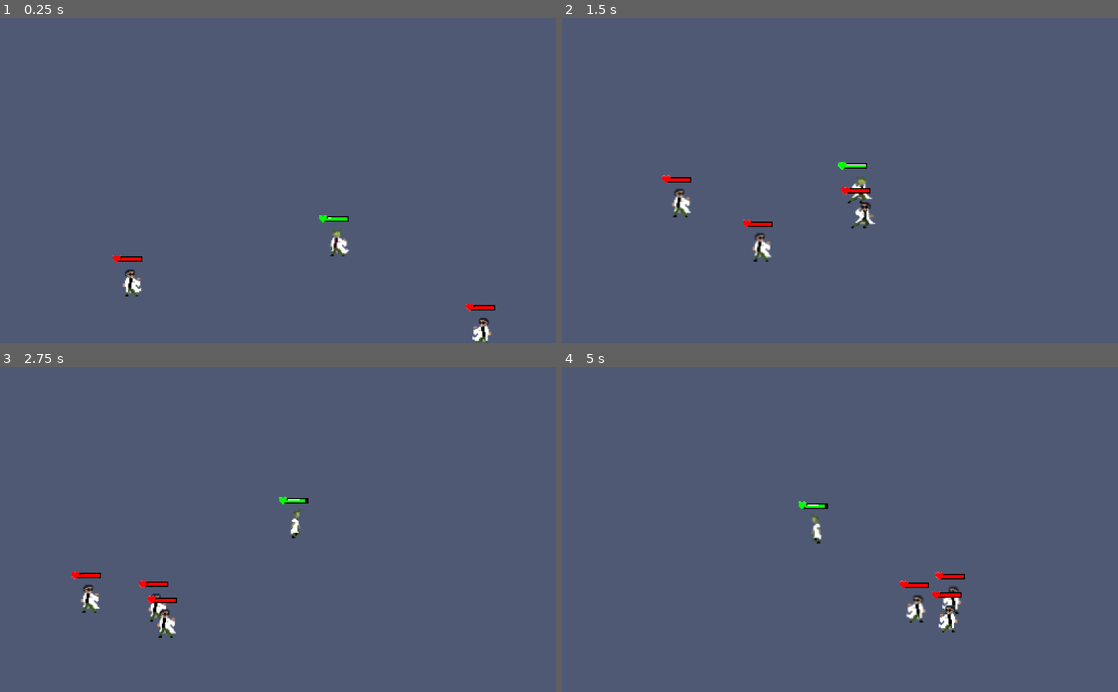
Above: before the commit, frames 1-4 (two rows, left to right).
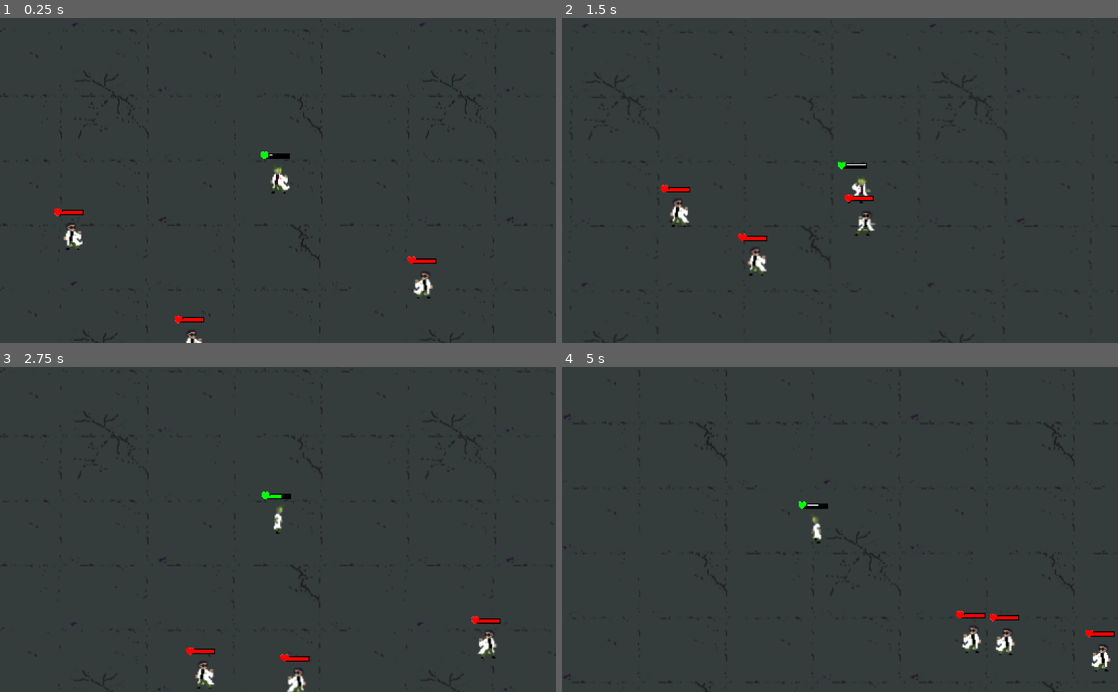
Above: after the commit, the same moments.

Repository: TitouanCh/ggj2023
Game: Godot game, scene res://scenes/flask.tscn
Two runs of this game, one before a commit and one after it. Both use one fixed random seed, a clock stepped at 60 frames per second and the inputs below. The engine's default icon, where the game draws it, is replaced by a stand-in: a white triangle on a blue panel in a dark square.
Inputs (mouse positions are in pixels of both pictures, inside the frame that each line leads up to):
- Up to frame 1 (0.25 s): no input
- Up to frame 2 (1.5 s): move the mouse to (962, 164) at 0.52 s; hold Right (right) 0.53-1.28 s; click (962, 164) at 0.6 s; move the mouse to (728, 196) at 1.27 s; hold S (down) from 1.28 s (still down); click (728, 196) at 1.35 s
- Up to frame 3 (2.75 s): move the mouse to (333, 458) at 2.02 s; release S (down) at 2.03 s; hold Right (right) from 2.03 s (still down); right-click (333, 458) at 2.1 s; click (333, 458) at 2.3 s
- Up to frame 4 (5 s): move the mouse to (812, 594) at 2.77 s; release Right (right) at 2.78 s; hold Up (up) 2.78-3.53 s; click (812, 594) at 2.85 s; move the mouse to (1006, 578) at 3.52 s; hold A (left) from 3.53 s (still down); click (1006, 578) at 3.6 s; move the mouse to (673, 480) at 4.27 s; right-click (673, 480) at 4.35 s; click (673, 480) at 4.55 s

The runs differ from the first frame. In frame 1, 100% of the frame differs, in the area x 0-100%, y 0-100%; in frame 2, 100%; in frame 3, 100%; in frame 4, 100%.

Commit message:
bodies

Diff:
--- /dev/null
+++ b/scenes/body.tscn
@@ -0,0 +1,61 @@
+[gd_scene load_steps=11 format=2]
+
+[ext_resource path="res://sprites/Basic/death3.png" type="Texture" id=1]
+[ext_resource path="res://sprites/Basic/death1.png" type="Texture" id=2]
+[ext_resource path="res://sprites/Basic/death2.png" type="Texture" id=3]
+[ext_resource path="res://sprites/Basic/death4.png" type="Texture" id=4]
+[ext_resource path="res://scripts/body.gd" type="Script" id=5]
+[ext_resource path="res://sprites/fx/16circle.png" type="Texture" id=6]
+
+[sub_resource type="SpriteFrames" id=1]
+animations = [ {
+"frames": [ ExtResource( 2 ), ExtResource( 3 ), ExtResource( 1 ), ExtResource( 4 ) ],
+"loop": true,
+"name": "deadmelee",
+"speed": 9.0
+}, {
+"frames": [ ExtResource( 2 ), ExtResource( 3 ), ExtResource( 1 ), ExtResource( 4 ) ],
+"loop": true,
+"name": "deadplayer",
+"speed": 16.0
+}, {
+"frames": [ ExtResource( 2 ), ExtResource( 3 ), ExtResource( 1 ), ExtResource( 4 ) ],
+"loop": true,
+"name": "deadswat",
+"speed": 9.0
+} ]
+
+[sub_resource type="Curve" id=2]
+_data = [ Vector2( 0, 0 ), 0.0, 0.0, 0, 0, Vector2( 0.28913, 0.48773 ), 0.0, 0.0, 0, 0, Vector2( 1, 0 ), -3.85685, 0.0, 0, 0 ]
+
+[sub_resource type="CurveTexture" id=3]
+curve = SubResource( 2 )
+
+[sub_resource type="ParticlesMaterial" id=4]
+emission_shape = 1
+emission_sphere_radius = 8.0
+flag_disable_z = true
+direction = Vector3( 0, -1, 0 )
+spread = 54.4
+gravity = Vector3( 0, -30, 0 )
+initial_velocity = 40.0
+initial_velocity_random = 1.0
+orbit_velocity = 0.0
+orbit_velocity_random = 0.0
+scale_curve = SubResource( 3 )
+
+[node name="body" type="AnimatedSprite"]
+frames = SubResource( 1 )
+animation = "deadmelee"
+script = ExtResource( 5 )
+
+[node name="particles" type="Particles2D" parent="."]
+position = Vector2( 0, 10 )
+emitting = false
+amount = 7
+one_shot = true
+explosiveness = 1.0
+process_material = SubResource( 4 )
+texture = ExtResource( 6 )
+
+[connection signal="animation_finished" from="." to="." method="_on_body_animation_finished"]
--- a/scenes/enemy.tscn
+++ b/scenes/enemy.tscn
@@ -1,7 +1,8 @@
-[gd_scene load_steps=7 format=2]
+[gd_scene load_steps=8 format=2]
 
 [ext_resource path="res://scripts/enemy.gd" type="Script" id=1]
 [ext_resource path="res://spriteframes/zephra.tres" type="SpriteFrames" id=2]
+[ext_resource path="res://sounds/coup_ventre_principale.wav" type="AudioStream" id=3]
 
 [sub_resource type="CircleShape2D" id=1]
 radius = 8.0
@@ -41,6 +42,7 @@
 explosiveness = 0.59
 process_material = SubResource( 4 )
 
-[node name="audio" type="AudioStreamPlayer2D" parent="."]
+[node name="audio" type="AudioStreamPlayer" parent="."]
+stream = ExtResource( 3 )
 
 [connection signal="animation_finished" from="sprite" to="." method="_on_sprite_animation_finished"]
--- a/scenes/main.tscn
+++ b/scenes/main.tscn
@@ -1,6 +1,7 @@
-[gd_scene load_steps=3 format=2]
+[gd_scene load_steps=4 format=2]
 
 [ext_resource path="res://musics/ggj.wav" type="AudioStream" id=1]
+[ext_resource path="res://background_0/background.png" type="Texture" id=2]
 [ext_resource path="res://scripts/main.gd" type="Script" id=3]
 
 [node name="main" type="Node2D"]
@@ -9,3 +10,8 @@
 [node name="audio" type="AudioStreamPlayer" parent="."]
 stream = ExtResource( 1 )
 bus = "BattleBus"
+
+[node name="background" type="Sprite" parent="."]
+modulate = Color( 0.462745, 0.462745, 0.462745, 1 )
+z_index = -1000
+texture = ExtResource( 2 )
--- a/scenes/player.tscn
+++ b/scenes/player.tscn
@@ -10,6 +10,14 @@
 [node name="player" type="KinematicBody2D"]
 script = ExtResource( 1 )
 
+[node name="deadGround" type="ColorRect" parent="."]
+visible = false
+margin_left = -300.0
+margin_top = -300.0
+margin_right = 700.0
+margin_bottom = 700.0
+color = Color( 0, 0, 0, 1 )
+
 [node name="collisionShape" type="CollisionShape2D" parent="."]
 shape = SubResource( 1 )
 
@@ -21,7 +29,8 @@
 
 [node name="sprite" type="AnimatedSprite" parent="."]
 frames = ExtResource( 2 )
-animation = "idle"
+animation = "death"
+frame = 8
 playing = true
 
 [node name="audio" type="AudioStreamPlayer" parent="."]
--- /dev/null
+++ b/scripts/body.gd
@@ -0,0 +1,21 @@
+extends AnimatedSprite
+
+var destroy = false
+
+func _ready():
+	get_parent().bodies.append(self)
+
+func _on_body_animation_finished():
+	self.playing = false
+	self.frame = 3
+
+func _process(delta):
+	self.modulate = self.modulate.linear_interpolate(Color(0.5, 0.5, 0.5), delta * 2)
+	if destroy:
+		self.modulate = self.modulate.linear_interpolate(Color(0, 0, 0, 0), delta * 6)
+
+func destroy():
+	$particles.emitting = true
+	destroy = true
+	yield(get_tree().create_timer(1), "timeout")
+	queue_free()
--- a/scripts/enemy.gd
+++ b/scripts/enemy.gd
@@ -67,6 +67,7 @@
 	var s = fx.instance()
 	get_parent().add_child(s)
 	s.global_position = self.position - Vector2(8, 8)
+	createBody(type)
 	queue_free()
 
 func _on_sprite_animation_finished():
--- a/scripts/entity.gd
+++ b/scripts/entity.gd
@@ -5,6 +5,7 @@
 # - Scenes
 var damageZone = preload("res://scenes/damageZone.tscn")
 var fx = preload("res://scenes/fx.tscn")
+var body = preload("res://scenes/body.tscn")
 var bulletScene = preload("res://scenes/bullet.tscn")
 var lifeImage = preload("res://sprites/fx/coeur.png")
 
@@ -25,6 +26,7 @@
 var sprite = null
 var heart = null
 var audio = null
+var dead = false
 
 # - Specific Attributes
 var meleeRange = 22
@@ -39,7 +41,7 @@
 func _physics_process(delta):
 	inputs = Vector2.ZERO
 	getInputs(delta)
-	if !attacking:
+	if !attacking and !dead:
 		if inputs != Vector2.ZERO:
 			sprite.animation = "walk"
 		else:
@@ -81,13 +83,21 @@
 	var s = fx.instance()
 	get_parent().add_child(s)
 	s.global_position = self.position - Vector2(8, 8)
+	createBody("player")
 	queue_free()
+
+func createBody(type):
+	var b = body.instance()
+	get_parent().add_child(b)
+	b.global_position = self.position
+	b.play("dead" + type)
 
 func attack():
 	get_global_mouse_position()
 
 func meleeAttack(target, windUpTime, windDownTime):
 	attacking = true
+	playSound("amelioration.wav")
 	sprite.animation = "attack"
 	sprite.flip_h = target.x < 0
 
@@ -131,7 +141,6 @@
 func playSound(sound):
 	if audio:
 		var a = load("res://sounds/" + sound)
-		if a and audio.playing == false:
+		if a and !audio.is_playing():
 			audio.stream = a
 			audio.play()
-			print("yo")
--- a/scripts/main.gd
+++ b/scripts/main.gd
@@ -22,6 +22,7 @@
 var numberOfEnemies = 3
 var actualNumberOfEnemies = 0
 var enemies = []
+var bodies = []
 
 var decibelTree = 0
 var decibelTreeTemp = 0
@@ -50,7 +51,13 @@
 	AudioServer.set_bus_volume_db(1, decibelTreeTemp)
 	decibelTreeTemp = lerp(decibelTreeTemp, decibelTree, delta * 10)
 
+	if tree:
+		player.position = player.position.linear_interpolate(Vector2.ZERO, delta * 5)
+
 func startGeneration(generation):
+	for body in bodies:
+		body.destroy()
+	bodies = []
 	if player: player.queue_free()
 	print("Start Generation " + str(generation))
 	spawnPlayer()
@@ -73,7 +80,7 @@
 	var a = playerScene.instance()
 	self.add_child(a)
 	player = a
-	player.position = roomSize/2
+	player.position = Vector2.ZERO
 	if Global.active_upgrades.has("-Pv") :
 		player.healthMax = player.healthMax+80
 	if Global.active_upgrades.has("-Atk") :
@@ -99,7 +106,7 @@
 
 
 	while a.position.distance_to(player.position) < minDistanceToPlayer:
-		a.position = Vector2(randf() * roomSize.x, randf() * roomSize.y)
+		a.position = Vector2(randf() * roomSize.x, randf() * roomSize.y) - roomSize/2
 
 	print("-- Spawned enemy at : " + str(a.position))
 
@@ -122,3 +129,10 @@
 		if a and audio.playing == false:
 			audio.stream = a
 			audio.play()
+
+func playerDied():
+	for enemy in enemies:
+		if enemy: enemy.queue_free()
+
+func restart():
+	get_tree().change_scene("res://scenes/flask.tscn")
--- a/scripts/player.gd
+++ b/scripts/player.gd
@@ -11,15 +11,15 @@
 	sprite = $sprite
 	audio = $audio
 	healthColor = Color(0, 255, 0)
+	health = 1
 	makeHeart()
 
 func getInputs(delta):
 	# - MOVEMENT
 	if !attacking:
 		if Input.is_action_pressed("left"):
-			playSound("coup_ventre_enemies.wav")
+#			playSound("coup_ventre_enemies.wav")
 			inputs.x -= 1
-
 		if Input.is_action_pressed("right"):
 			inputs.x += 1
 		if Input.is_action_pressed("up"):
@@ -51,7 +51,8 @@
 	return get_global_mouse_position() - self.global_position - Vector2(256, 153)
 
 func _on_sprite_animation_finished():
-	if attacking: $sprite.animation = "idle"
+	if attacking and !dead: $sprite.animation = "idle"
+	if dead: get_parent().restart()
 
 func dash():
 	self.modulate = Color(155, 0 , 155)
@@ -64,3 +65,19 @@
 	self.add_child(a)
 	yield(get_tree().create_timer(0.2), "timeout")
 	self.modulate = Color(1, 1 , 1)
+
+func die():
+	print(self.name + " is dead.")
+	sprite.animation = "death"
+	sprite.frame = 0
+	dead = true
+	get_parent().playerDied()
+	createBody("player")
+	$deadGround.visible = true
+	yield(get_tree().create_timer(0.1), "timeout")
+	$deadGround.color = Color(255, 255, 255)
+	yield(get_tree().create_timer(0.1), "timeout")
+	$deadGround.color = Color(0, 0, 0)
+#	var s = fx.instance()
+#	get_parent().add_child(s)
+#	s.global_position = self.position - Vector2(8, 8)
--- a/scripts/tree.gd
+++ b/scripts/tree.gd
@@ -109,6 +109,7 @@
 
 func ability_is_unlocked():
 	if get_parent(): get_parent().startGeneration(get_parent().generation)
+	get_parent().tree = null
 	queue_free()
 
 func playSound(n):
--- a/spriteframes/player.tres
+++ b/spriteframes/player.tres
@@ -20,6 +20,15 @@
 [ext_resource path="res://sprites/Basic/sprint3.png" type="Texture" id=18]
 [ext_resource path="res://sprites/Basic/punch1.png" type="Texture" id=19]
 [ext_resource path="res://sprites/Basic/punch2.png" type="Texture" id=20]
+[ext_resource path="res://sprites/fx/splatter10.png" type="Texture" id=21]
+[ext_resource path="res://sprites/fx/splatter6.png" type="Texture" id=22]
+[ext_resource path="res://sprites/fx/splatter8.png" type="Texture" id=23]
+[ext_resource path="res://sprites/fx/splatter2.png" type="Texture" id=24]
+[ext_resource path="res://sprites/fx/splatter9.png" type="Texture" id=25]
+[ext_resource path="res://sprites/fx/splatter7.png" type="Texture" id=26]
+[ext_resource path="res://sprites/fx/splatter3.png" type="Texture" id=27]
+[ext_resource path="res://sprites/fx/splatter5.png" type="Texture" id=28]
+[ext_resource path="res://sprites/fx/splatter4.png" type="Texture" id=29]
 
 [resource]
 animations = [ {
@@ -27,6 +36,11 @@
 "loop": true,
 "name": "attack",
 "speed": 16.0
+}, {
+"frames": [ ExtResource( 24 ), ExtResource( 27 ), ExtResource( 29 ), ExtResource( 28 ), ExtResource( 22 ), ExtResource( 26 ), ExtResource( 23 ), ExtResource( 25 ), ExtResource( 21 ) ],
+"loop": true,
+"name": "death",
+"speed": 5.0
 }, {
 "frames": [ ExtResource( 15 ), ExtResource( 9 ), ExtResource( 10 ), ExtResource( 17 ) ],
 "loop": true,
Not shown: 1 places in spriteframes/player.tres that only renumber resources
Binary file added: sprites/fx/16circle.png
Not shown, added: sounds/coup_ventre_principale.wav
